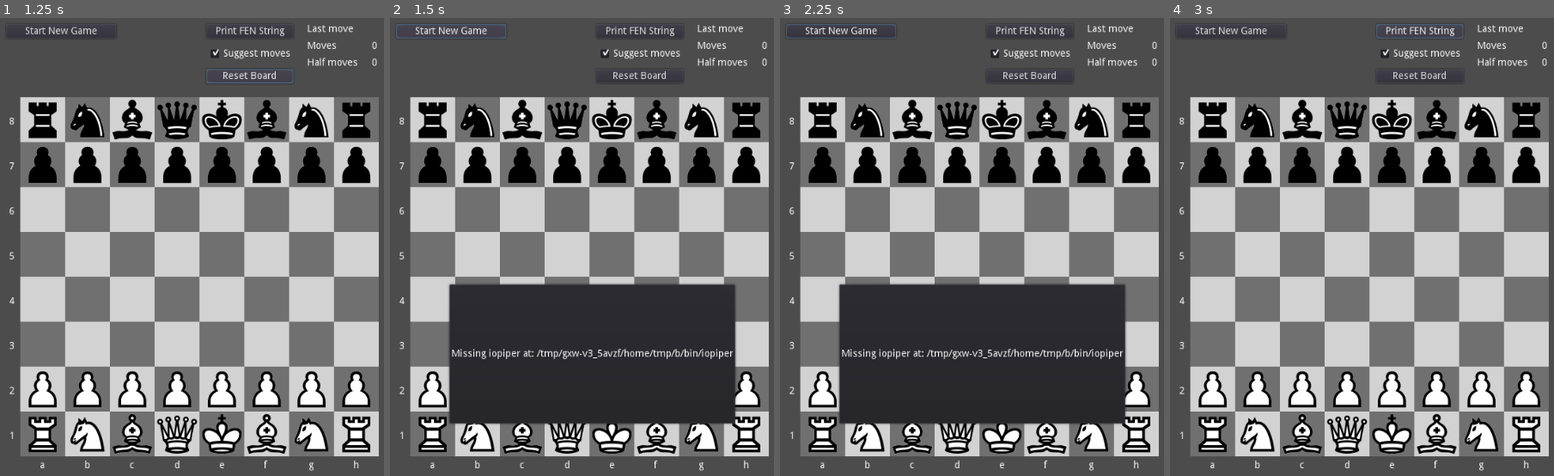
Above: before the commit, frames 1-4 (left to right).
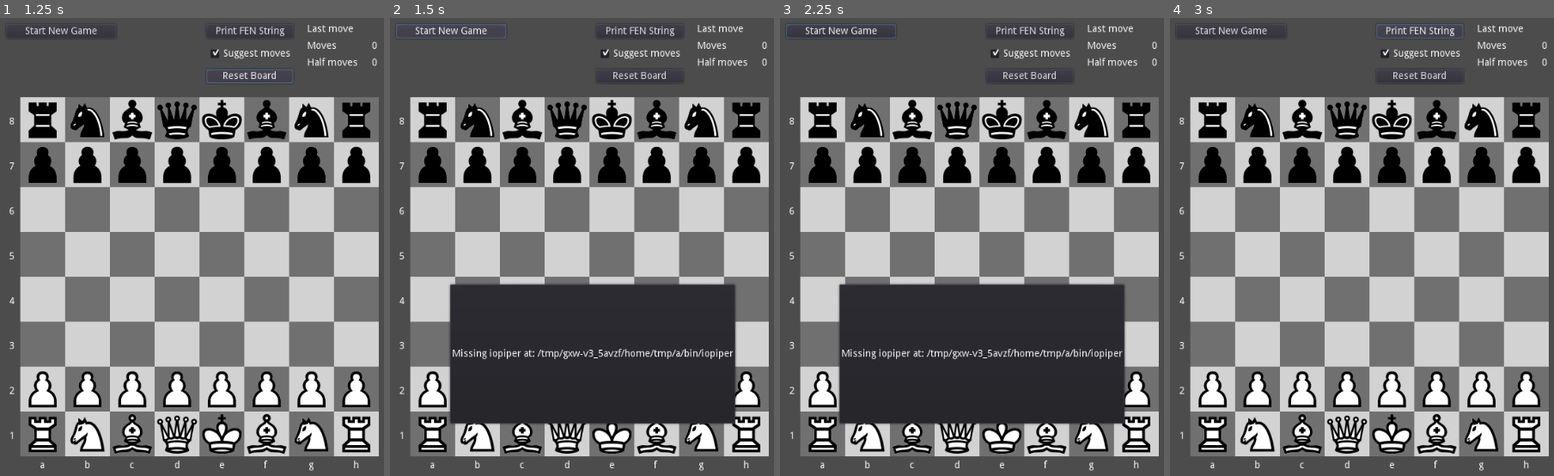
Above: after the commit, the same moments.

Repository: andrew-wilkes/godot-chess
Game: Godot game, scene res://Main.tscn
The game is run twice, just before and just after one commit, with the same random seed, the same clock (stepped at 60 frames per second) and the same inputs.
Inputs:
- Up to frame 1 (1.25 s): click "Reset Board" at 0.5 s
- Up to frame 2 (1.5 s): click "Start New Game" at 1.25 s
- Up to frame 3 (2.25 s): click "Start New Game" at 2 s
- Up to frame 4 (3 s): click "Print FEN String" at 2.75 s

Frame 1 is identical in both runs. In frame 2, 0.6% of the frame differs, in the area x 15-76%, y 58-89%; in frame 3, 0.2%; in frame 4, nothing differs.

Commit message:
Highlight moves

Diff:
--- a/src/Board.gd
+++ b/src/Board.gd
@@ -26,6 +26,7 @@
 var fen = ""
 var default_fen = "rnbqkbnr/pppppppp/8/8/8/8/PPPPPPPP/RNBQKBNR w KQkq - 0 0"
 var cleared = true
+var highlighed_tiles = []
 
 func _ready():
 	# grid will map the pieces in the game
@@ -266,14 +267,19 @@
 		emit_signal("moved", event.position)
 
 
+func get_grid_index(x: int, y: int):
+	return x + 8 * y
+
+
 func get_piece_in_grid(x: int, y: int):
-	var p = grid[x + 8 * y]
+	var p = grid[get_grid_index(x, y)]
 	return p
 
 
 func move_piece(p: Piece):
-	grid[p.pos.x + 8 * p.pos.y] = null
-	grid[p.new_pos.x + 8 * p.new_pos.y] = p
+	highlighed_tiles = [get_grid_index(p.pos.x, p.pos.y), get_grid_index(p.new_pos.x, p.new_pos.y)]
+	grid[highlighed_tiles[0]] = null
+	grid[highlighed_tiles[1]] = p
 	p.pos = p.new_pos
 	# Re-parent piece on board
 	p.obj.get_parent().remove_child(p.obj)
@@ -288,6 +294,10 @@
 		set_halfmoves(halfmoves + 1)
 	if p.side == "B":
 		set_fullmoves(fullmoves + 1)
+		$HighlightTimer.start()
+		highlight_square(highlighed_tiles[0])
+	else:
+		highlighed_tiles = []
 	cleared = false
 
 
@@ -504,3 +514,11 @@
 	if !ok and p == passant_pawn:
 		passant_pawn = null
 	return { "ok": ok, "piece": p2, "castling": castling, "passant": passant }
+
+
+func _on_HighlightTimer_timeout():
+	var tile = highlighed_tiles.pop_front()
+	highlight_square(tile, false)
+	if highlighed_tiles.size() > 0:
+		highlight_square(highlighed_tiles[0])
+		$HighlightTimer.start()
--- a/src/Board.tscn
+++ b/src/Board.tscn
@@ -14,7 +14,7 @@
 }
 white = Color( 0.827451, 0.827451, 0.827451, 1 )
 grey = Color( 0.443137, 0.443137, 0.443137, 1 )
-mod_color = Color( 0.407843, 0.752941, 0.752941, 1 )
+mod_color = Color( 0.176471, 0.611765, 0.870588, 1 )
 
 [node name="Grid" type="GridContainer" parent="."]
 margin_left = 20.0
@@ -28,3 +28,8 @@
 __meta__ = {
 "_edit_use_anchors_": false
 }
+
+[node name="HighlightTimer" type="Timer" parent="."]
+wait_time = 0.3
+one_shot = true
+[connection signal="timeout" from="HighlightTimer" to="." method="_on_HighlightTimer_timeout"]
--- a/src/Main.gd
+++ b/src/Main.gd
@@ -24,11 +24,6 @@
 	var c = ColorRect.new()
 	c.color = Color.green
 	c.rect_min_size = Vector2(64, 64)
-	"""
-	for n in 16:
-		$VBox/WhitePieces.add_child(c.duplicate())
-		$VBox/BlackPieces.add_child(c.duplicate())
-	"""
 
 
 func handle_state(event, msg = ""):
@@ -45,10 +40,6 @@
 					else:
 						alert(status.error)
 				NEW_GAME:
-					board.halfmoves = 0
-					board.fullmoves = 0
-					show_last_move()
-					ponder()
 					reset_board()
 					if engine.server_pid > 0:
 						engine.send_packet("ucinewgame")
@@ -301,10 +292,18 @@
 
 func _on_Board_halfmove(n):
 	$VBox/HBox/Grid/HalfMoves.text = String(n)
+	if n == 50:
+		alert("It's a draw!")
+		state = IDLE
 
 
 func reset_board():
 	if !board.cleared:
+		board.halfmoves = 0
+		board.fullmoves = 0
+		show_last_move()
+		ponder()
+		state = IDLE
 		board.clear_board()
 		board.setup_pieces()
 		for node in $VBox/WhitePieces.get_children():
